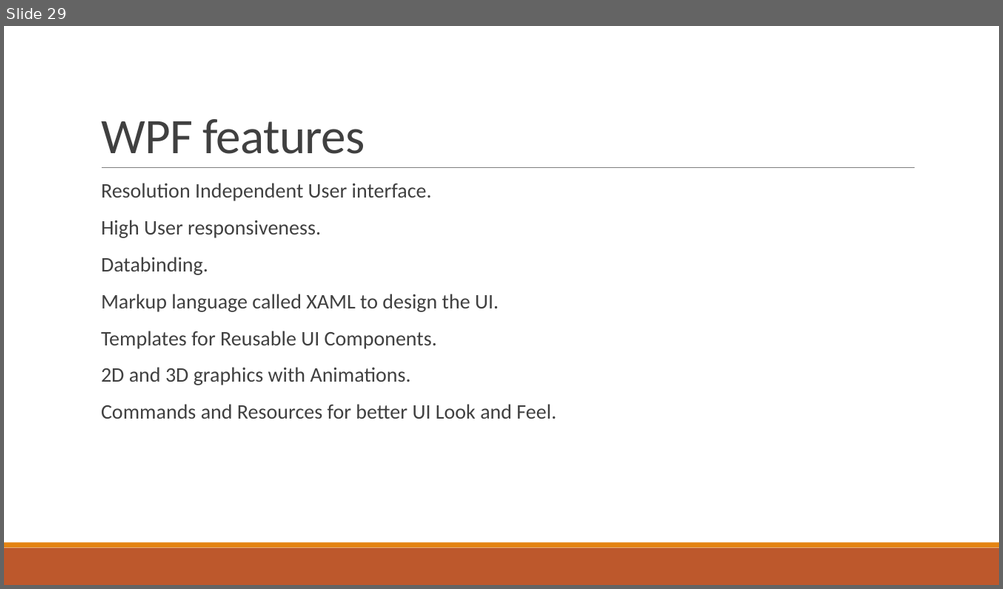
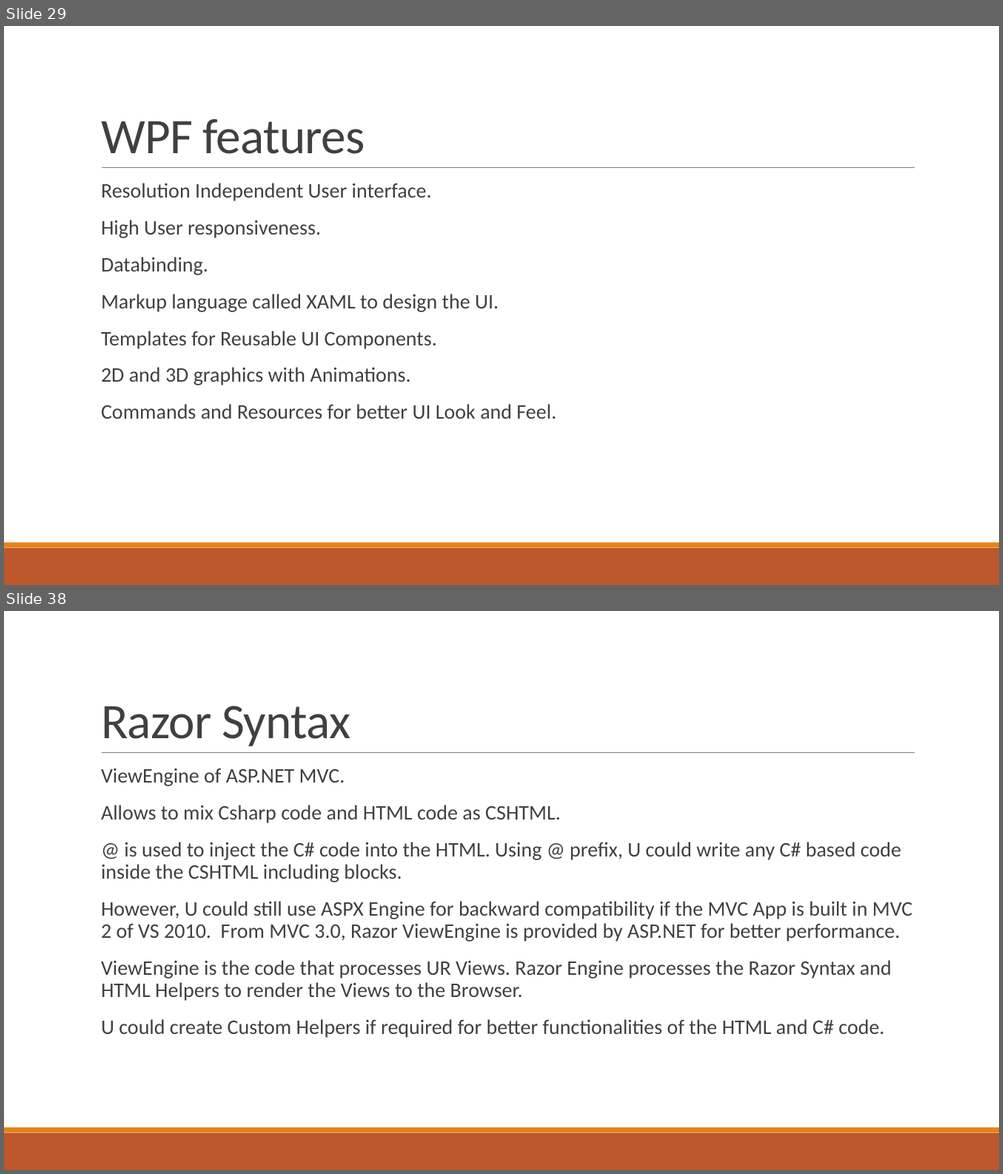
Before and after one commit to phani-rajbn/SiemensAug19, a slide deck: NET Training.pptx. Shown one above the other, each under a label of ours: slide 29 before the commit, slides 29 and 38 after it; the slides between them are not shown. The pictures are 1003x589 and 1003x1174 pixels, drawn with LibreOffice and Linux fonts; fonts in the diff are those of the drawing. Boxes give left, top, right and bottom in pixels: in the first picture for what was removed or moved away, otherwise in the second. Text is boxed around its words. In the diff, an @@ line names an element or a change of style, - is before the commit and + after.

```diff
--- a/NET Training.pptx
+++ b/NET Training.pptx
@@ slide 38 added at bbox=[4, 611, 999, 1170], background #FFFFFF; not listed: 3 template elements that a slide beside it also shows @@
@@ title added at bbox=[101, 706, 351, 746], 48 pt, text #404040 @@
+Razor Syntax
@@ text added at bbox=[101, 769, 913, 1038], 20 pt, text #404040 @@
+  ViewEngine of ASP.NET MVC.
+  Allows to mix Csharp code and HTML code as CSHTML.
+  @ is used to inject the C# code into the HTML. Using @ prefix, U could write any C# based code inside the CSHTML including blocks.
+  However, U could still use ASPX Engine for backward compatibility if the MVC App is built in MVC 2 of VS 2010. From MVC 3.0, Razor ViewEngine is provided by ASP.NET for better performance.
+  ViewEngine is the code that processes UR Views. Razor Engine processes the Razor Syntax and HTML Helpers to render the Views to the Browser.
+  U could create Custom Helpers if required for better functionalities of the HTML and C# code.
```
Also in this commit, not shown: 16 other slides added.
